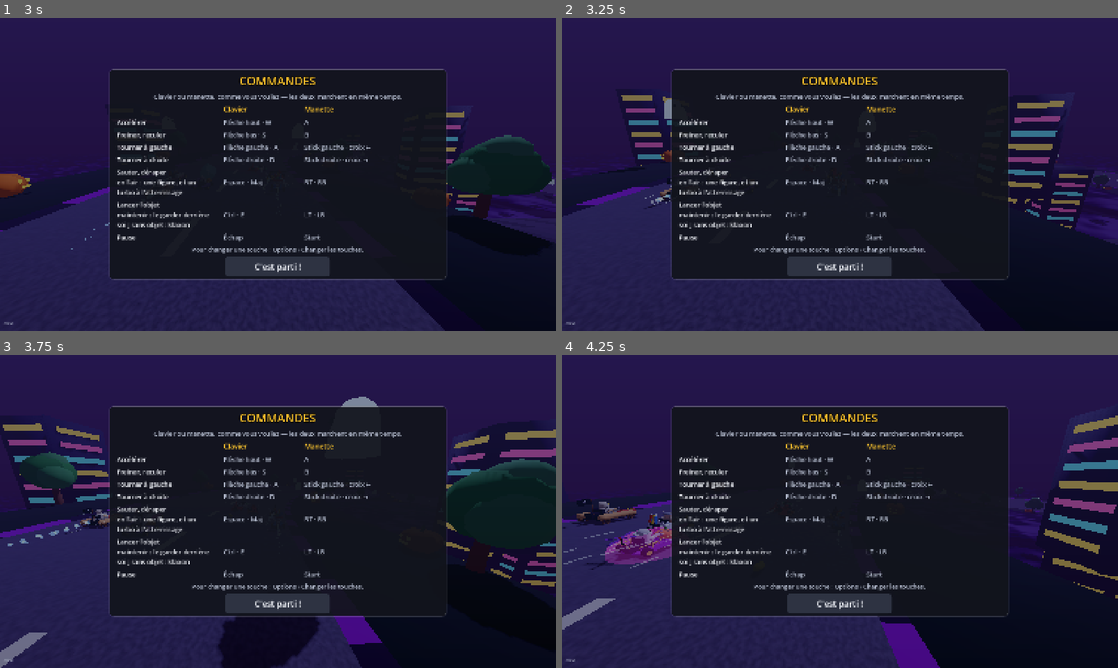
Above: before the commit, frames 1-4 (two rows, left to right).
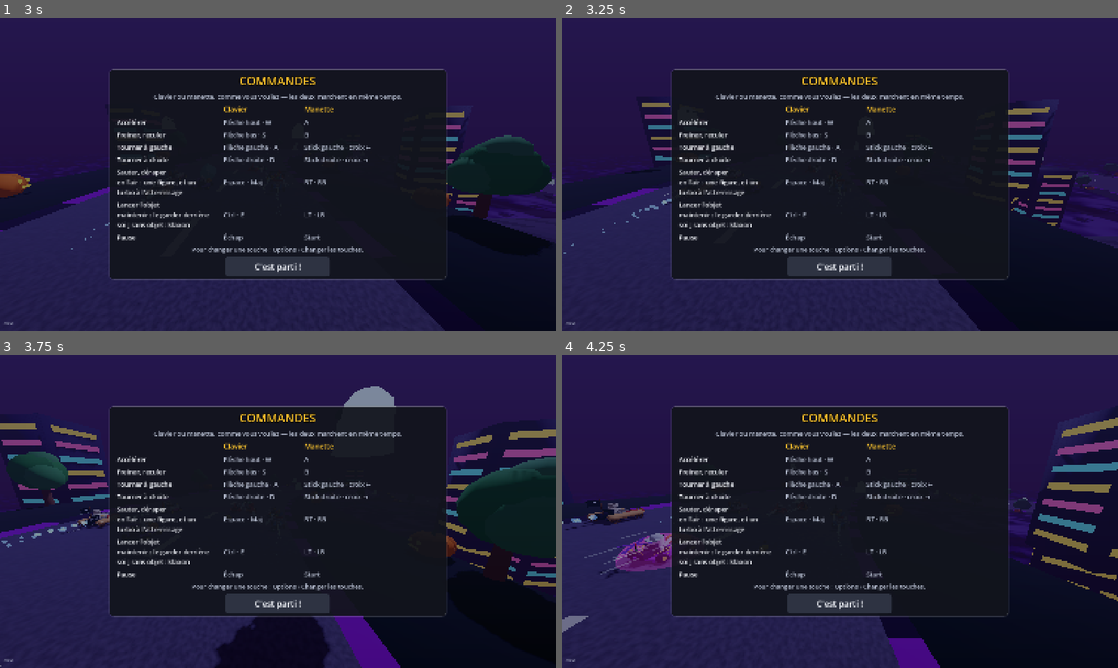
Above: after the commit, the same moments.

Repository: Ajustor/superKart
Game: Godot game, scene res://scenes/ui/main_menu.tscn
Two runs of this game, one before a commit and one after it. Both use one fixed random seed, a clock stepped at 60 frames per second and the inputs below.
Inputs (mouse positions are in pixels of both pictures, inside the frame that each line leads up to):
- Up to frame 1 (3 s): tap Enter at 0.5 s; move the mouse to (400, 158) at 0.52 s; hold Right (steer_right) 0.53-1.25 s; hold Space (drift) 0.53-1.25 s; click (400, 158) at 0.67 s; drag from (166, 190) to (250, 237) at 1.27 s; move the mouse to (333, 105) at 2.02 s; hold Right (steer_right) 2.03-2.75 s; hold Ctrl (use_item) 2.03-2.75 s; drag from (250, 237) to (111, 127) at 2.77 s
- Up to frame 2 (3.25 s): no input
- Up to frame 3 (3.75 s): move the mouse to (444, 558) at 3.52 s; hold Left (steer_left) from 3.53 s (still down); tap Alt at 3.6 s
- Up to frame 4 (4.25 s): keep holding Left (steer_left)

Frame 1 is identical in both runs. In frame 2, 4.0% of the frame differs, in the area x 0-100%, y 24-100%; in frame 3, 4.3%; in frame 4, 4.5%, in the area x 0-100%, y 19-100%.

Commit message:
Turbo d'aspiration porté à 5 s
Co-Authored-By: Claude Opus 5.5 <noreply@anthropic.com>
Claude-Session: https://claude.ai/code/session_01SoAtoqYHHpSBPNWk4dVZV2

Diff:
--- a/scripts/race/aspiration.gd
+++ b/scripts/race/aspiration.gd
@@ -29,7 +29,7 @@
 ## remplit : on ne la garde pas d'un adversaire à l'autre.
 const DECHARGE := 2.0
 ## Le turbo d'aspiration : plus doux qu'un champignon, assez pour passer.
-const DUREE_TURBO := 1.0
+const DUREE_TURBO := 5.0
 const FORCE_TURBO := 1.25
 
 
Not shown, changed: docs/modes-de-jeu.md
